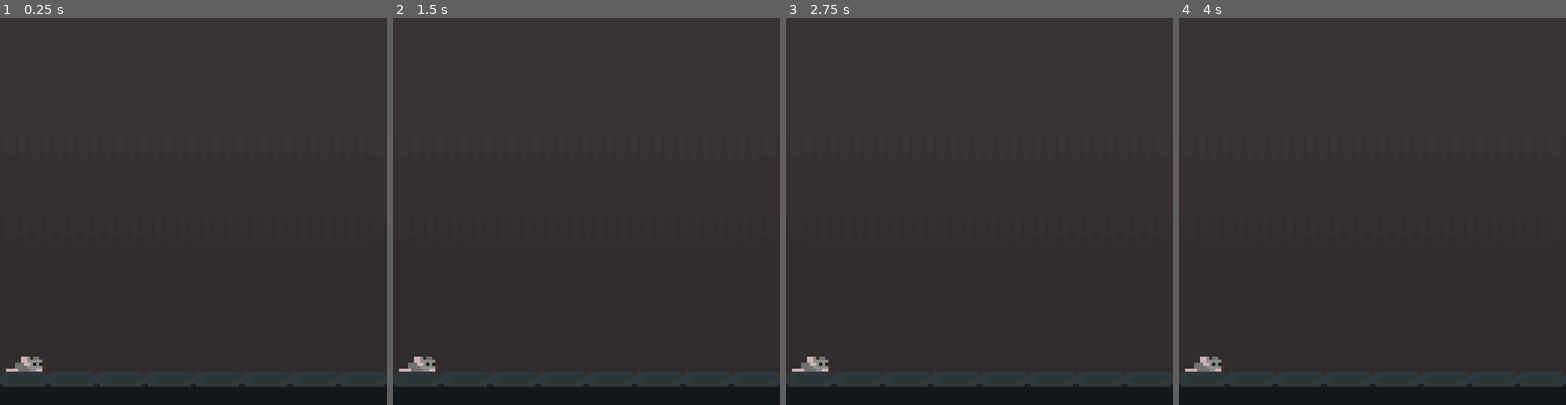
Above: before the commit, frames 1-4 (left to right).
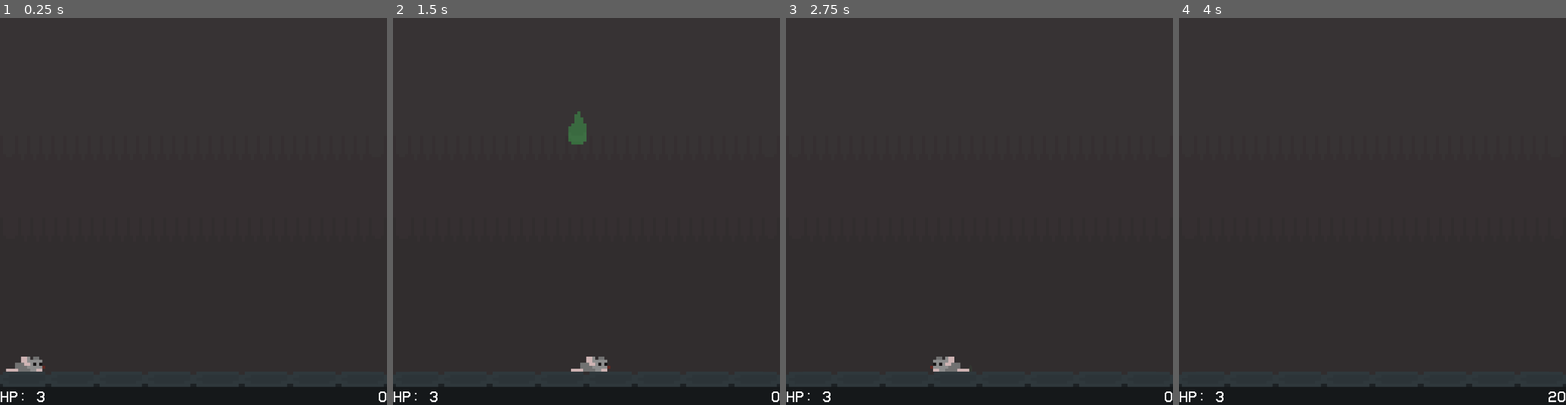
Above: after the commit, the same moments.

Repository: deathflute03/theLiittleGameShoW
Game: Godot game, scene res://scenes/mainGame/mainGame.tscn
Same seed, same stepped clock (60 frames per second), same inputs: the game is played once before the commit and once after it.
Inputs:
- Up to frame 1 (0.25 s): no input
- Up to frame 2 (1.5 s): tap Enter at 0.5 s; hold D (playerRight) from 0.53 s (still down)
- Up to frame 3 (2.75 s): release D (playerRight) at 2.03 s; hold A (playerLeft) from 2.03 s (still down)
- Up to frame 4 (4 s): release A (playerLeft) at 2.78 s; hold D (playerRight) from 2.78 s (still down)

The runs differ from the first frame. In frame 1, 0.1% of the frame differs, in the area x 0-100%, y 96-100%; in frame 2, 0.9%, in the area x 0-100%, y 24-100%; in frame 3, 0.7%; in frame 4, 0.4%.

Commit message:
projectile

Diff:
--- /dev/null
+++ b/theLittleGameShow/UI/generalUI.tscn
@@ -0,0 +1,35 @@
+[gd_scene format=3 uid="uid://basjb7t32htae"]
+
+[ext_resource type="Script" uid="uid://beqmotruy47mx" path="res://UI/general_ui.gd" id="1_023oe"]
+[ext_resource type="FontFile" uid="uid://br63q6wkigt8b" path="res://UI/home-video/HomeVideo-Regular.otf" id="1_laqn0"]
+
+[node name="generalUI" type="Control" unique_id=279140870]
+layout_mode = 3
+anchors_preset = 0
+script = ExtResource("1_023oe")
+
+[node name="canvas" type="CanvasLayer" parent="." unique_id=1568580347]
+
+[node name="scoreLabel" type="Label" parent="canvas" unique_id=1547688240]
+anchors_preset = 3
+anchor_left = 1.0
+anchor_top = 1.0
+anchor_right = 1.0
+anchor_bottom = 1.0
+offset_left = -42.0
+offset_top = -5.0
+grow_horizontal = 0
+grow_vertical = 0
+theme_override_fonts/font = ExtResource("1_laqn0")
+theme_override_font_sizes/font_size = 5
+text = "7021"
+horizontal_alignment = 2
+vertical_alignment = 1
+
+[node name="hpLabel" type="Label" parent="canvas" unique_id=1468211767]
+offset_top = 123.0
+offset_right = 40.0
+offset_bottom = 128.0
+theme_override_fonts/font = ExtResource("1_laqn0")
+theme_override_font_sizes/font_size = 5
+text = "hp: 5"
--- /dev/null
+++ b/theLittleGameShow/UI/general_ui.gd
@@ -0,0 +1,8 @@
+extends Control
+
+@onready var hpLabel = $canvas/hpLabel
+@onready var scoreLabel = $canvas/scoreLabel
+
+func _process(delta: float) -> void:
+	scoreLabel.text = str(globalValues.score)
+	hpLabel.text = "HP: " + str(globalValues.playerHealth)
--- /dev/null
+++ b/theLittleGameShow/globalValues/globalValues.gd
@@ -0,0 +1,4 @@
+extends Node
+
+var playerHealth = 3
+var score = 0
--- a/theLittleGameShow/player/playerMovement.gd
+++ b/theLittleGameShow/player/playerMovement.gd
@@ -11,7 +11,7 @@
 
 func _physics_process(delta: float) -> void:
 
-	var direction := Input.get_axis("ui_left", "ui_right")
+	var direction := Input.get_axis("playerLeft", "playerRight")
 	if direction:
 		SPEED = lerp(SPEED, maxSpeed, 0.08)
 		velocity.x = direction * SPEED
--- a/theLittleGameShow/player/playerScene.tscn
+++ b/theLittleGameShow/player/playerScene.tscn
@@ -6,7 +6,9 @@
 [sub_resource type="RectangleShape2D" id="RectangleShape2D_qywog"]
 size = Vector2(13, 5.5)
 
-[node name="PlayerScene" type="CharacterBody2D" unique_id=519120538]
+[node name="PlayerScene" type="CharacterBody2D" unique_id=666121678]
+collision_layer = 128
+collision_mask = 129
 script = ExtResource("1_qfmw6")
 
 [node name="sprite" type="Sprite2D" parent="." unique_id=1023241400]
--- a/theLittleGameShow/project.godot
+++ b/theLittleGameShow/project.godot
@@ -14,6 +14,10 @@
 run/main_scene="uid://ceaf0eubx1bgy"
 config/features=PackedStringArray("4.7", "Forward Plus")
 config/icon="res://icon.svg"
+
+[autoload]
+
+globalValues="*uid://c3l7oqwtjyeui"
 
 [display]
 
--- /dev/null
+++ b/theLittleGameShow/scenes/acidDrop/acidDrop.tscn
@@ -0,0 +1,101 @@
+[gd_scene format=3 uid="uid://gnihcxpckec"]
+
+[ext_resource type="Script" uid="uid://b6gvyoa245m8s" path="res://scenes/acidDrop/acid_drop.gd" id="1_em3uw"]
+[ext_resource type="Texture2D" uid="uid://dv3hkjoss7yup" path="res://scenes/acidDrop/aciddrop.png" id="1_le2ky"]
+
+[sub_resource type="RectangleShape2D" id="RectangleShape2D_qywog"]
+size = Vector2(6, 12)
+
+[sub_resource type="AtlasTexture" id="AtlasTexture_em3uw"]
+atlas = ExtResource("1_le2ky")
+region = Rect2(48, 0, 16, 16)
+
+[sub_resource type="AtlasTexture" id="AtlasTexture_67rvp"]
+atlas = ExtResource("1_le2ky")
+region = Rect2(64, 0, 16, 16)
+
+[sub_resource type="AtlasTexture" id="AtlasTexture_eon2c"]
+atlas = ExtResource("1_le2ky")
+region = Rect2(80, 0, 16, 16)
+
+[sub_resource type="AtlasTexture" id="AtlasTexture_1br08"]
+atlas = ExtResource("1_le2ky")
+region = Rect2(96, 0, 16, 16)
+
+[sub_resource type="AtlasTexture" id="AtlasTexture_vs3t1"]
+atlas = ExtResource("1_le2ky")
+region = Rect2(112, 0, 16, 16)
+
+[sub_resource type="AtlasTexture" id="AtlasTexture_ujru4"]
+atlas = ExtResource("1_le2ky")
+region = Rect2(0, 0, 16, 16)
+
+[sub_resource type="AtlasTexture" id="AtlasTexture_spfao"]
+atlas = ExtResource("1_le2ky")
+region = Rect2(16, 0, 16, 16)
+
+[sub_resource type="AtlasTexture" id="AtlasTexture_ksed6"]
+atlas = ExtResource("1_le2ky")
+region = Rect2(32, 0, 16, 16)
+
+[sub_resource type="SpriteFrames" id="SpriteFrames_qywog"]
+animations = [{
+"frames": [{
+"duration": 1.0,
+"texture": SubResource("AtlasTexture_em3uw")
+}, {
+"duration": 1.0,
+"texture": SubResource("AtlasTexture_67rvp")
+}, {
+"duration": 1.0,
+"texture": SubResource("AtlasTexture_eon2c")
+}, {
+"duration": 1.0,
+"texture": SubResource("AtlasTexture_1br08")
+}, {
+"duration": 1.0,
+"texture": SubResource("AtlasTexture_vs3t1")
+}],
+"loop": 1,
+"name": &"evaporate",
+"speed": 5.0
+}, {
+"frames": [{
+"duration": 1.0,
+"texture": SubResource("AtlasTexture_ujru4")
+}, {
+"duration": 1.0,
+"texture": SubResource("AtlasTexture_spfao")
+}, {
+"duration": 1.0,
+"texture": SubResource("AtlasTexture_ksed6")
+}],
+"loop": 1,
+"name": &"falling",
+"speed": 5.0
+}]
+
+[sub_resource type="RectangleShape2D" id="RectangleShape2D_1j0vx"]
+size = Vector2(6, 12)
+
+[node name="AcidDrop" type="CharacterBody2D" unique_id=83749576]
+collision_layer = 2
+script = ExtResource("1_em3uw")
+
+[node name="collison" type="CollisionShape2D" parent="." unique_id=556735286]
+rotation = -0.002759574
+shape = SubResource("RectangleShape2D_qywog")
+
+[node name="sprite" type="AnimatedSprite2D" parent="." unique_id=2093914797]
+sprite_frames = SubResource("SpriteFrames_qywog")
+animation = &"falling"
+
+[node name="area" type="Area2D" parent="." unique_id=52389678]
+collision_layer = 2
+collision_mask = 129
+
+[node name="collision" type="CollisionShape2D" parent="area" unique_id=2007599806]
+shape = SubResource("RectangleShape2D_1j0vx")
+debug_color = Color(0.98475224, 0, 0.34504607, 0.41960785)
+
+[connection signal="body_entered" from="area" to="." method="_on_area_body_entered"]
--- /dev/null
+++ b/theLittleGameShow/scenes/acidDrop/acid_drop.gd
@@ -0,0 +1,51 @@
+extends CharacterBody2D
+
+
+const SPEED = 50.0
+var damage = 1
+var score = 20
+var heal = 0
+
+@onready var sprite = $sprite
+
+
+func _physics_process(delta: float) -> void:
+	sprite.play("falling")
+	if not is_on_floor():
+		velocity.y += SPEED * delta
+
+
+	checkFinish()
+	move_and_slide()
+
+
+func checkFinish():
+	if is_on_floor_only():
+
+		var tween = get_tree().create_tween()
+		tween.tween_property(sprite, "modulate:a", 0.0, 0.5)
+		tween.parallel().tween_property(self, "scale", Vector2(0.2,0.2), 0.2)
+
+		tween.tween_callback(addScore)
+		tween.tween_callback(queue_free)
+
+
+func addScore():
+	globalValues.score += score
+
+func RemoveHealth():
+	globalValues.playerHealth -= damage
+
+func addHealth():
+	globalValues.playerHealth += heal
+
+func _on_area_body_entered(body: Node2D) -> void:
+	if body is CharacterBody2D:
+		if body.name == "PlayerScene":
+
+			var tween = get_tree().create_tween()
+			tween.tween_property(sprite, "modulate:a", 0.0, 0.5)
+			tween.parallel().tween_property(self, "scale", Vector2(0.2,0.2), 0.2)
+
+			tween.tween_callback(RemoveHealth)
+			tween.tween_callback(queue_free)
--- a/theLittleGameShow/scenes/mainGame/mainGame.tscn
+++ b/theLittleGameShow/scenes/mainGame/mainGame.tscn
@@ -1,12 +1,16 @@
 [gd_scene format=3 uid="uid://ceaf0eubx1bgy"]
 
 [ext_resource type="Texture2D" uid="uid://85gstv8u31fy" path="res://scenes/mainGame/bG.png" id="1_61dfx"]
+[ext_resource type="PackedScene" uid="uid://basjb7t32htae" path="res://UI/generalUI.tscn" id="1_o3sv8"]
 [ext_resource type="PackedScene" uid="uid://dhn45pigmlprm" path="res://player/playerScene.tscn" id="2_xku7g"]
+[ext_resource type="PackedScene" uid="uid://gnihcxpckec" path="res://scenes/acidDrop/acidDrop.tscn" id="3_w24tc"]
 
 [sub_resource type="RectangleShape2D" id="RectangleShape2D_qywog"]
 size = Vector2(128, 11)
 
 [node name="main" type="Node2D" unique_id=1665889982]
+
+[node name="generalUI" parent="." unique_id=279140870 instance=ExtResource("1_o3sv8")]
 
 [node name="ground" type="StaticBody2D" parent="." unique_id=1776856293]
 
@@ -20,3 +24,6 @@
 
 [node name="PlayerScene" parent="." unique_id=519120538 instance=ExtResource("2_xku7g")]
 position = Vector2(8, 115)
+
+[node name="AcidDrop" parent="." unique_id=751736766 instance=ExtResource("3_w24tc")]
+position = Vector2(61, -21)
Not shown, added: theLittleGameShow/UI/general_ui.gd.uid
Not shown, added: theLittleGameShow/UI/home-video/1001fonts-home-video-eula.txt
Binary file added: theLittleGameShow/UI/home-video/HomeVideo-Bold.otf
Not shown, added: theLittleGameShow/UI/home-video/HomeVideo-Bold.otf.import
Binary file added: theLittleGameShow/UI/home-video/HomeVideo-Bold.ttf
Not shown, added: theLittleGameShow/UI/home-video/HomeVideo-Bold.ttf.import
Binary file added: theLittleGameShow/UI/home-video/HomeVideo-Regular.otf
Not shown, added: theLittleGameShow/UI/home-video/HomeVideo-Regular.otf.import
Binary file added: theLittleGameShow/UI/home-video/HomeVideo-Regular.ttf
Not shown, added: theLittleGameShow/UI/home-video/HomeVideo-Regular.ttf.import
Not shown, added: theLittleGameShow/UI/home-video/License.txt
Not shown, added: theLittleGameShow/globalValues/globalValues.gd.uid
(and 4 more such lines)
